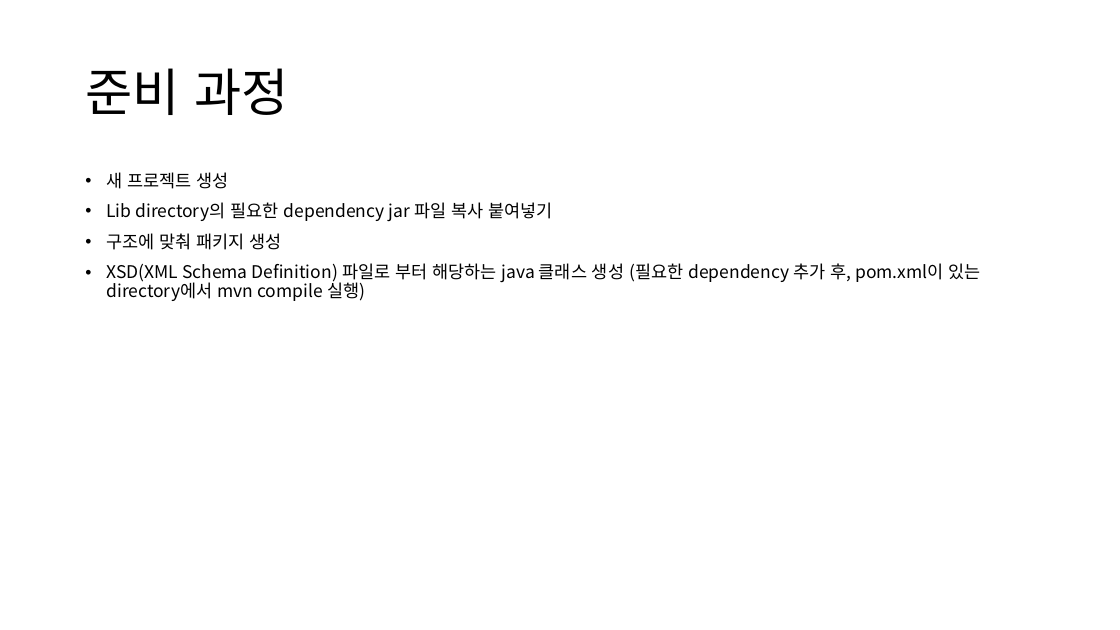
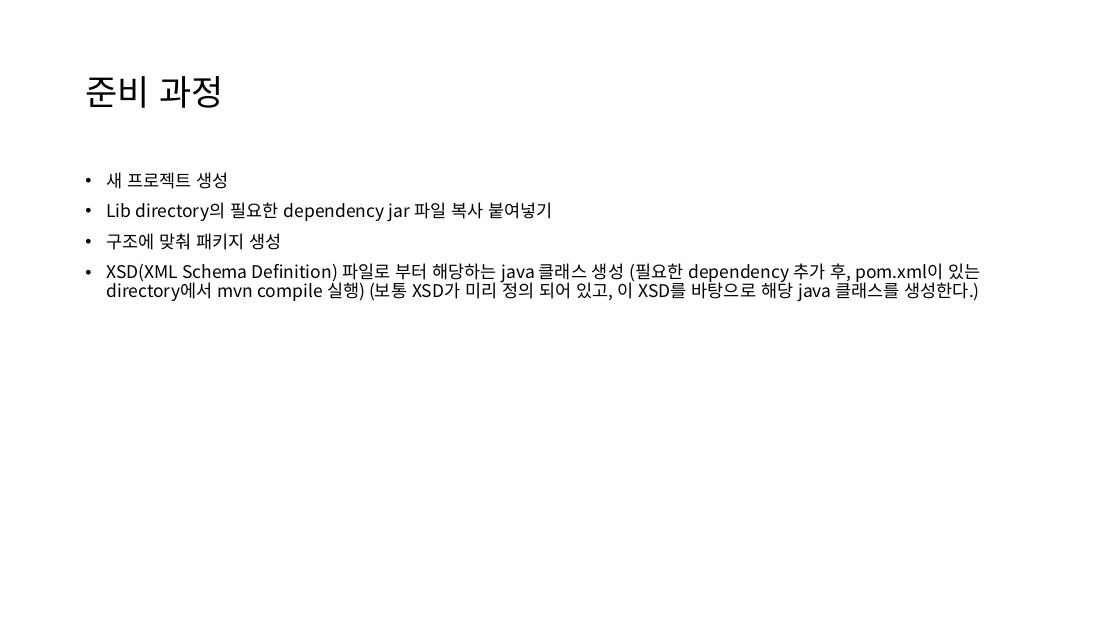
Before and after one commit to kdw1437/SpringHomework_BackEnd, a slide deck: slide 2 of QuantPricer 클론 코딩_240903.pptx. Drawn at 1120x630 pixels with LibreOffice and Linux fonts; fonts in the diff are those of the drawing. Boxes give left, top, right and bottom in pixels: in the first picture for what was removed or moved away, otherwise in the second. Text is boxed around its words. In the diff, an @@ line names an element or a change of style, - is before the commit and + after.

```diff
--- a/QuantPricer 클론 코딩_240903.pptx
+++ b/QuantPricer 클론 코딩_240903.pptx
@@ title "준비 과정" at bbox=[85, 76, 224, 108]: size 44 to 30 pt @@
@@ text at bbox=[106, 263, 981, 302]: text changed @@
-• XSD(XML Schema Definition) 파일로 부터 해당하는 java 클래스 생성 (필요한 dependency 추가 후, pom.xml이 있는 directory에서 mvn compile 실행)
+• XSD(XML Schema Definition) 파일로 부터 해당하는 java 클래스 생성 (필요한 dependency 추가 후, pom.xml이 있는 directory에서 mvn compile 실행) (보통 XSD가 미리 정의 되어 있고, 이 XSD를 바탕으로 해당 java 클래스를 생성한다.)
```
Also in this commit, not shown: 1 other slide changed, 6 slides added.
